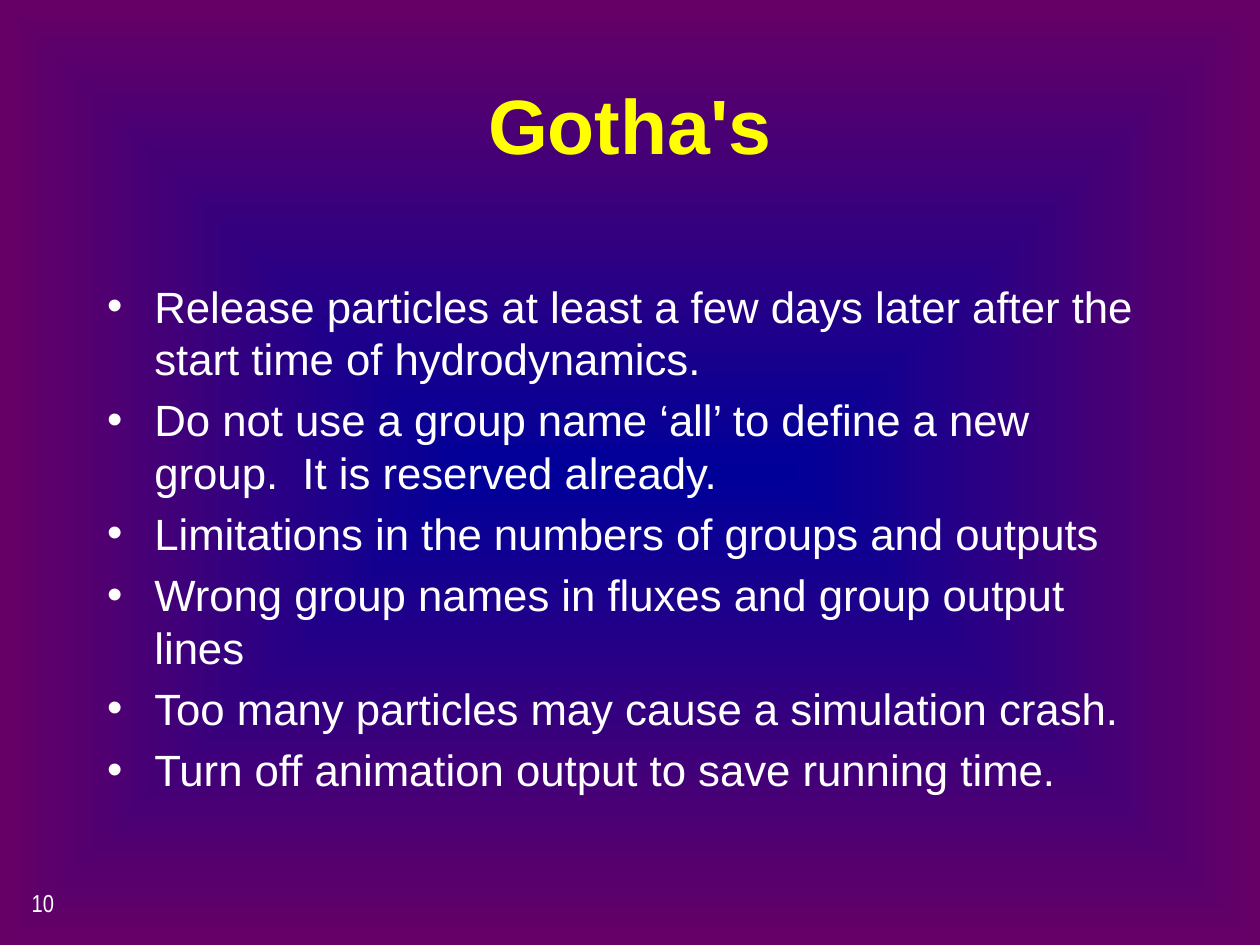
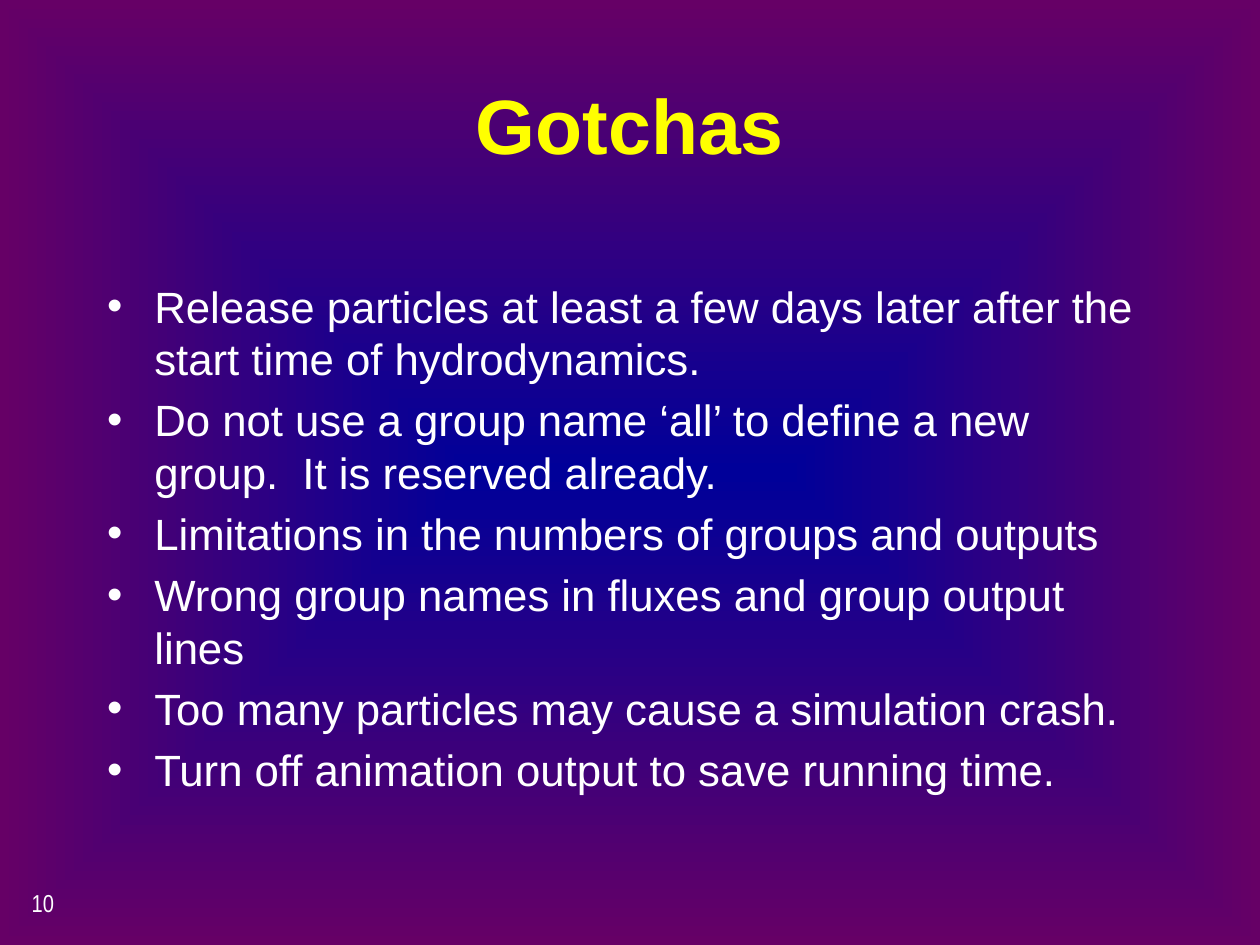
Before and after one commit to CADWRDeltaModeling/dsm2, a slide deck: slide 10 of dsm2/presentations/d2_ptm.pptx. Drawn at 1260x945 pixels with LibreOffice and Linux fonts; fonts in the diff are those of the drawing. Boxes give left, top, right and bottom in pixels: in the first picture for what was removed or moved away, otherwise in the second. Text is boxed around its words. In the diff, an @@ line names an element or a change of style, - is before the commit and + after.

Commit message:
Former-commit-id: b7dbd1ff06e4afcc4c2968c5fde7a30ebcfff664

```diff
--- a/dsm2/presentations/d2_ptm.pptx
+++ b/dsm2/presentations/d2_ptm.pptx
@@ title at bbox=[476, 98, 784, 155]: text changed @@
-Gotha's
+Gotchas
```
